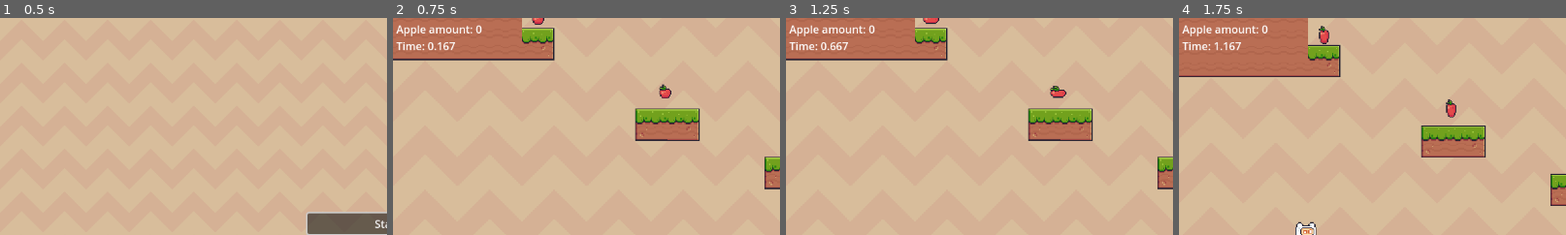
Above: before the commit, frames 1-4 (left to right).
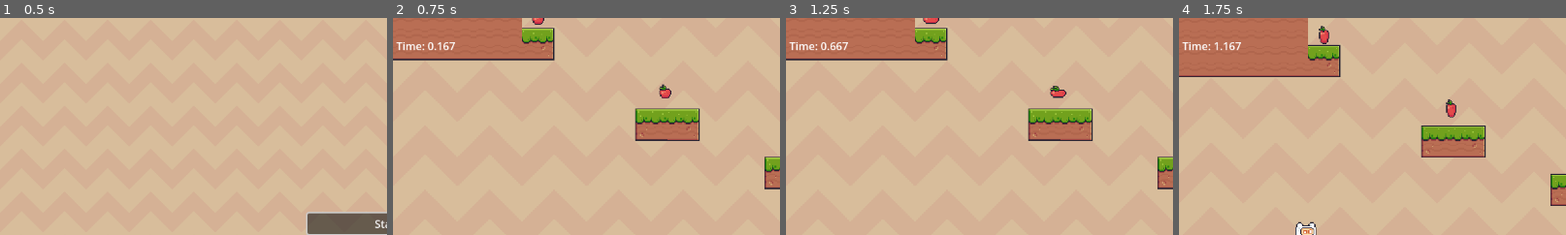
Above: after the commit, the same moments.

Repository: lulumush/Platformer_test
Game: Godot game, scene res://scenes/main.tscn
Same seed, same stepped clock (60 frames per second), same inputs: the game is played once before the commit and once after it. Sound files missing from this copy of the repository are replaced by a short silence.
Inputs:
- Up to frame 1 (0.5 s): no input
- Up to frame 2 (0.75 s): click "Start" at 0.5 s
- Up to frame 3 (1.25 s): no input
- Up to frame 4 (1.75 s): tap Enter (ui_accept) at 1.25, 1.52 s; hold Right (ui_right) from 1.28 s (still down)
The pictures show only the part of the screen within x 0-50%, y 0-50%; the shares and areas given below are measured in that part.

Frame 1 is identical in both runs. In frame 2, 0.4% of the frame differs, in the area x 0-24%, y 3-9%; in frame 3, 0.4%; in frame 4, 0.4%.

Commit message:
update on collectibles counter

Diff:
--- a/scenes/ui.tscn
+++ b/scenes/ui.tscn
@@ -21,7 +21,6 @@
 offset_top = 5.0
 offset_right = 75.0
 offset_bottom = 28.0
-text = "Apple amount: 0"
 
 [node name="timer" type="Label" parent="Control"]
 layout_mode = 0
